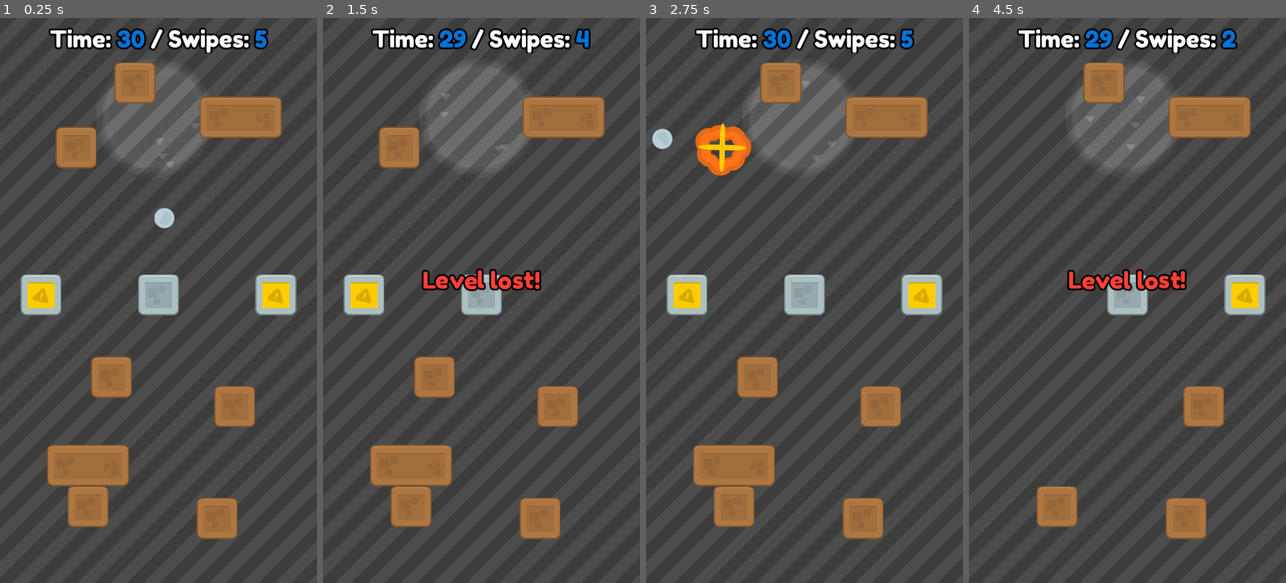
Above: before the commit, frames 1-4 (left to right).
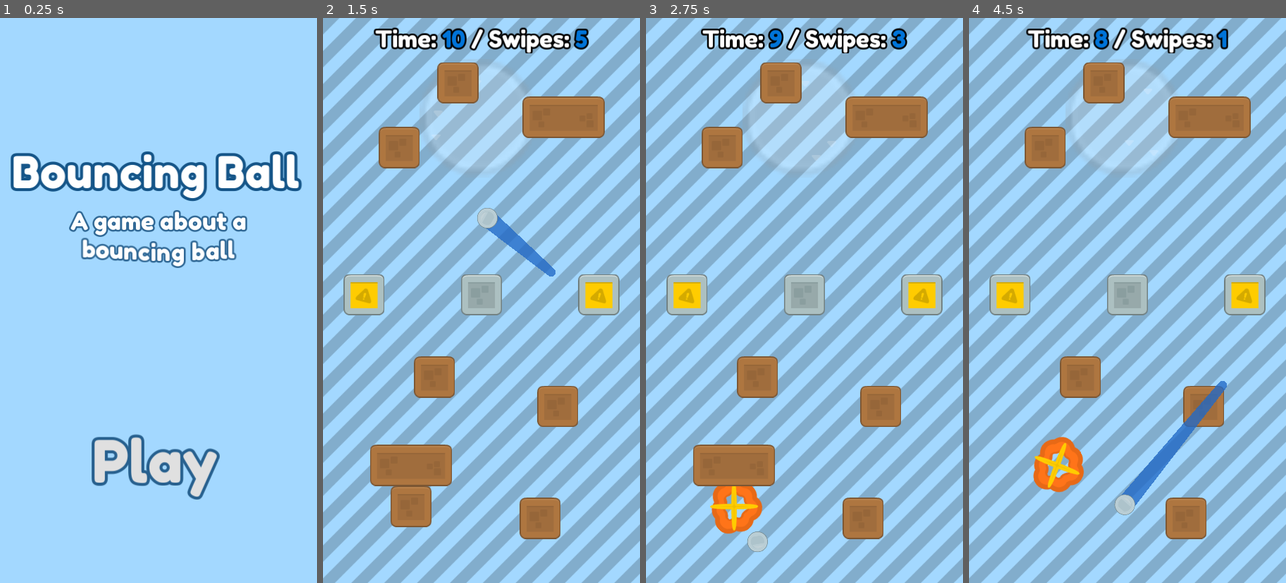
Above: after the commit, the same moments.

Repository: anissen/bouncing-ball
Game: Godot game, scene res://Menu.tscn
Same seed, same stepped clock (60 frames per second), same inputs: the game is played once before the commit and once after it. Before the commit the project starts from res://Main.tscn.
Inputs (mouse positions are in pixels of both pictures, inside the frame that each line leads up to):
- Up to frame 1 (0.25 s): no input
- Up to frame 2 (1.5 s): click (478, 464) at 0.5 s, where only the run after the commit has a clickable "Play"; move the mouse to (551, 272) at 1.27 s; press the mouse at (551, 272) at 1.28 s
- Up to frame 3 (2.75 s): move the mouse to (741, 328) at 2.02 s; release the mouse at (741, 328) at 2.03 s; click (741, 328) at 2.1 s
- Up to frame 4 (4.5 s): move the mouse to (1159, 176) at 2.77 s; press the mouse at (1159, 176) at 2.78 s; move the mouse to (1111, 413) at 3.52 s; release the mouse at (1111, 413) at 3.53 s; click (1111, 413) at 3.6 s; move the mouse to (1222, 385) at 4.27 s; press the mouse at (1222, 385) at 4.28 s

The runs differ from the first frame. In frame 1, 100% of the frame differs, in the area x 0-100%, y 0-100%; in frame 2, 89%; in frame 3, 89%; in frame 4, 94%.

Commit message:
Main menu + multiple levels

Diff:
--- /dev/null
+++ b/Game.gd
@@ -0,0 +1,3 @@
+extends Node
+
+var level := 0
--- a/Main.gd
+++ b/Main.gd
@@ -1,67 +1,74 @@
 extends Node2D
 
-var score := 0
 var swipes := 0
 var elapsed_seconds := 0
 var is_swiping := false
 
-onready var explosion_scene = preload("res://Explosion.tscn")
+const TIME_BEFORE_RESTART = 1
+
+onready var explosion_scene := preload("res://Explosion.tscn")
+export (Array, PackedScene) var level_scenes
+
+func _ready() -> void:
+	load_level()
+
+func load_level():
+	$GameStuff/Line2D.visible = false
+	var level = Game.level
+	if level < level_scenes.size():
+		var level_scene = level_scenes[level].instance()
+		add_child_below_node($Level, level_scene)
+		update_label()
+	else:
+		$GameStuff/LevelWonMessage.bbcode_text = "[center]Game Won![/center]"
+		$GameStuff/LevelWonMessage.show()
 
 func _input(event :InputEvent):
-	if !get_node_or_null("Ball"): return
+	if !get_node_or_null("GameStuff/Ball"): return
 
-	if event.is_action_pressed("ui_touch"):
+	if event.is_action_pressed("ui_touch") and swipes < 6:
 		is_swiping = true
-		$Line2D.visible = true
+		$GameStuff/Line2D.visible = true
 		Engine.time_scale = 0.2
-	elif event.is_action_released("ui_touch"):
+	elif event.is_action_released("ui_touch") and is_swiping:
 		is_swiping = false
 		swipes += 1
 		Engine.time_scale = 1
-		$Line2D.visible = false
-		var diff = event.position - $Ball.position
-		$Ball.apply_central_impulse(diff * 5)
+		$GameStuff/Line2D.visible = false
+		var diff = event.position - $GameStuff/Ball.position
+		$GameStuff/Ball.apply_central_impulse(diff * 5)
+		update_label()
 
 	if event.is_action_released("restart"):
-		restart()
+		get_tree().reload_current_scene()
 
 func _process(delta):
-	if !get_node_or_null("Ball"):
-		$Line2D.visible = false
+	if !get_node_or_null("GameStuff/Ball"):
+		$GameStuff/Line2D.visible = false
 		return
 
 	if is_swiping:
-		$Line2D.set_point_position(0, get_global_mouse_position())
-		$Line2D.set_point_position(1, $Ball.position)
-
-func restart():
-	get_tree().reload_current_scene()
+		$GameStuff/Line2D.set_point_position(0, get_global_mouse_position())
+		$GameStuff/Line2D.set_point_position(1, $GameStuff/Ball.position)
 
 func update_label():
-	var time_left = 30 - elapsed_seconds;
+	var time_left = 10 - elapsed_seconds;
 	if time_left < 0: time_left = 0
 	var time_color = "#0074D9" if time_left > 0 else "#FF4136"
 	var swipes_left = 5 - swipes
 	if swipes_left < 0: swipes_left = 0
 	var swipes_color = "#0074D9" if swipes_left > 0 else "#FF4136"
-	$ObjectiveLabel.bbcode_text = "[center]Time: [color=" + time_color + "]" + str(time_left) + "[/color] / Swipes: [color=" + swipes_color + "]" + str(swipes_left) + "[/color][/center]"
+	$GameStuff/ObjectiveLabel.bbcode_text = "[center]Time: [color=" + time_color + "]" + str(time_left) + "[/color] / Swipes: [color=" + swipes_color + "]" + str(swipes_left) + "[/color][/center]"
 
 	if time_left == 0 and swipes_left == 0:
-		$LevelLostMessage.show()
-		get_tree().create_timer(1).connect("timeout", self, "restart")
+		game_over(false)
 
 func _on_Ball_block_hit(block):
-	if !get_node_or_null("Ball"): return
+	if !get_node_or_null("GameStuff/Ball"): return
 	if !block.destructable: return
-	if block.type == block.Type.EXPLOSIVE:
-		Engine.time_scale = 1
-		$Ball.queue_free()
-		$LevelLostMessage.show()
-		get_tree().create_timer(1).connect("timeout", self, "restart")
 
-	score += 1
-	print("Score: " + str(score))
 	block.queue_free()
+	if block.type == block.Type.EXPLOSIVE: game_over(false)
 
 	var explosion = explosion_scene.instance()
 	add_child(explosion)
@@ -77,11 +84,19 @@
 			has_won = false
 			break
 
-	if has_won:
-		Engine.time_scale = 1
-		$Ball.queue_free()
-		$LevelWonMessage.show()
+	if has_won: game_over(true)
 
 func _on_GameTimer_timeout():
 	elapsed_seconds += 1
 	update_label()
+
+func game_over(won):
+	Engine.time_scale = 1
+	$GameStuff/Ball.queue_free()
+	if won: $GameStuff/LevelWonMessage.show()
+	else: $GameStuff/LevelLostMessage.show()
+
+	yield(get_tree().create_timer(TIME_BEFORE_RESTART), "timeout")
+
+	if won: Game.level += 1
+	get_tree().reload_current_scene()
--- a/Main.tscn
+++ b/Main.tscn
@@ -1,23 +1,15 @@
-[gd_scene load_steps=25 format=2]
+[gd_scene load_steps=19 format=2]
 
 [ext_resource path="res://art/background/patternStripesShadow_large.png" type="Texture" id=1]
 [ext_resource path="res://Main.gd" type="Script" id=2]
 [ext_resource path="res://art/ball/elementMetal001.png" type="Texture" id=3]
 [ext_resource path="res://Ball.gd" type="Script" id=4]
-[ext_resource path="res://art/blocks/wood/elementWood010.png" type="Texture" id=5]
-[ext_resource path="res://Block.tscn" type="PackedScene" id=6]
-[ext_resource path="res://art/blocks/wood/elementWood011.png" type="Texture" id=7]
-[ext_resource path="res://art/blocks/stone/elementStone011.png" type="Texture" id=8]
-[ext_resource path="res://art/blocks/explosive/elementExplosive011.png" type="Texture" id=9]
+[ext_resource path="res://levels/Level1.tscn" type="PackedScene" id=5]
+[ext_resource path="res://levels/Level2.tscn" type="PackedScene" id=6]
 [ext_resource path="res://audio/sounds/click2.ogg" type="AudioStream" id=10]
 [ext_resource path="res://audio/sounds/click4.ogg" type="AudioStream" id=11]
 [ext_resource path="res://audio/sounds/click3.ogg" type="AudioStream" id=12]
 [ext_resource path="res://fonts/FredokaOne-Regular.ttf" type="DynamicFontData" id=13]
-[ext_resource path="res://art/particles/grey_arrowDownWhite.png" type="Texture" id=14]
-[ext_resource path="res://art/grey_circle.png" type="Texture" id=15]
-
-[sub_resource type="CircleShape2D" id=1]
-radius = 100.0
 
 [sub_resource type="Shader" id=2]
 code = "shader_type canvas_item;
@@ -42,12 +34,6 @@
 [sub_resource type="CircleShape2D" id=6]
 radius = 20.0
 
-[sub_resource type="RectangleShape2D" id=7]
-extents = Vector2( 90, 520 )
-
-[sub_resource type="RectangleShape2D" id=8]
-extents = Vector2( 367.5, 80 )
-
 [sub_resource type="DynamicFont" id=9]
 size = 40
 outline_size = 3
@@ -55,33 +41,15 @@
 use_filter = true
 font_data = ExtResource( 13 )
 
+[sub_resource type="RectangleShape2D" id=7]
+extents = Vector2( 90, 520 )
+
+[sub_resource type="RectangleShape2D" id=8]
+extents = Vector2( 367.5, 80 )
+
 [node name="Main" type="Node2D"]
 script = ExtResource( 2 )
-
-[node name="Area2D" type="Area2D" parent="."]
-position = Vector2( 265, 170 )
-space_override = 1
-gravity = 1000.0
-
-[node name="CollisionShape2D" type="CollisionShape2D" parent="Area2D"]
-shape = SubResource( 1 )
-
-[node name="CPUParticles2D" type="CPUParticles2D" parent="Area2D"]
-amount = 4
-lifetime = 0.2
-texture = ExtResource( 14 )
-emission_shape = 1
-emission_sphere_radius = 75.0
-direction = Vector2( 0, 1 )
-spread = 0.0
-gravity = Vector2( 0, 0 )
-initial_velocity = 100.0
-color = Color( 1, 1, 1, 0.196078 )
-
-[node name="Sprite" type="Sprite" parent="Area2D"]
-modulate = Color( 1, 1, 1, 0.196078 )
-scale = Vector2( 5.6, 5.6 )
-texture = ExtResource( 15 )
+level_scenes = [ ExtResource( 5 ), ExtResource( 6 ) ]
 
 [node name="Background" type="TextureRect" parent="."]
 material = SubResource( 3 )
@@ -94,55 +62,11 @@
 "_edit_use_anchors_": false
 }
 
-[node name="Block" parent="." instance=ExtResource( 6 )]
-position = Vector2( 130, 220 )
-texture = ExtResource( 5 )
+[node name="Level" type="Node" parent="."]
 
-[node name="Block8" parent="." instance=ExtResource( 6 )]
-position = Vector2( 230, 110 )
-texture = ExtResource( 5 )
+[node name="GameStuff" type="Node" parent="."]
 
-[node name="Block9" parent="." instance=ExtResource( 6 )]
-position = Vector2( 190, 610 )
-texture = ExtResource( 5 )
-
-[node name="Block2" parent="." instance=ExtResource( 6 )]
-position = Vector2( 410, 168.682 )
-texture = ExtResource( 7 )
-
-[node name="Block3" parent="." instance=ExtResource( 6 )]
-position = Vector2( 370, 850 )
-texture = ExtResource( 5 )
-
-[node name="Block7" parent="." instance=ExtResource( 6 )]
-position = Vector2( 400, 660 )
-texture = ExtResource( 5 )
-
-[node name="Block4" parent="." instance=ExtResource( 6 )]
-position = Vector2( 150, 760 )
-texture = ExtResource( 7 )
-
-[node name="Block5" parent="." instance=ExtResource( 6 )]
-position = Vector2( 150, 830 )
-texture = ExtResource( 5 )
-
-[node name="Block6" parent="." instance=ExtResource( 6 )]
-position = Vector2( 270, 470 )
-texture = ExtResource( 8 )
-destructable = false
-
-[node name="ExplosiveBlock" parent="." instance=ExtResource( 6 )]
-position = Vector2( 470, 470 )
-texture = ExtResource( 9 )
-type = 1
-
-[node name="ExplosiveBlock2" parent="." instance=ExtResource( 6 )]
-position = Vector2( 70, 470 )
-texture = ExtResource( 9 )
-type = 1
-
-[node name="Line2D" type="Line2D" parent="."]
-visible = false
+[node name="Line2D" type="Line2D" parent="GameStuff"]
 points = PoolVector2Array( 350, 310, 340, 520 )
 width = 20.0
 width_curve = SubResource( 4 )
@@ -151,7 +75,7 @@
 begin_cap_mode = 2
 end_cap_mode = 2
 
-[node name="Ball" type="RigidBody2D" parent="."]
+[node name="Ball" type="RigidBody2D" parent="GameStuff"]
 position = Vector2( 280, 340 )
 physics_material_override = SubResource( 5 )
 contacts_reported = 1
@@ -159,24 +83,72 @@
 linear_damp = 0.5
 script = ExtResource( 4 )
 
-[node name="CollisionShape2D" type="CollisionShape2D" parent="Ball"]
+[node name="CollisionShape2D" type="CollisionShape2D" parent="GameStuff/Ball"]
 shape = SubResource( 6 )
 
-[node name="elementMetal001" type="Sprite" parent="Ball"]
+[node name="elementMetal001" type="Sprite" parent="GameStuff/Ball"]
 scale = Vector2( 0.5, 0.5 )
 texture = ExtResource( 3 )
 
-[node name="hitBorderSound" type="AudioStreamPlayer2D" parent="Ball"]
+[node name="hitBorderSound" type="AudioStreamPlayer2D" parent="GameStuff/Ball"]
 position = Vector2( -280, -340 )
 stream = ExtResource( 10 )
 
-[node name="hitBlockSound" type="AudioStreamPlayer2D" parent="Ball"]
+[node name="hitBlockSound" type="AudioStreamPlayer2D" parent="GameStuff/Ball"]
 position = Vector2( -280, -340 )
 stream = ExtResource( 12 )
 
-[node name="hitStoneBlockSound" type="AudioStreamPlayer2D" parent="Ball"]
+[node name="hitStoneBlockSound" type="AudioStreamPlayer2D" parent="GameStuff/Ball"]
 position = Vector2( -280, -340 )
 stream = ExtResource( 11 )
+
+[node name="ObjectiveLabel" type="RichTextLabel" parent="GameStuff"]
+margin_top = 10.0
+margin_right = 540.0
+margin_bottom = 60.0
+custom_fonts/normal_font = SubResource( 9 )
+bbcode_enabled = true
+bbcode_text = "[center]Time: [color=#0074D9]30[/color] / Swipes: [color=#0074D9]5[/color][/center]"
+text = "Time: 30 / Swipes: 5"
+__meta__ = {
+"_edit_use_anchors_": false
+}
+
+[node name="LevelWonMessage" type="RichTextLabel" parent="GameStuff"]
+visible = false
+margin_top = 420.0
+margin_right = 540.0
+margin_bottom = 470.0
+custom_fonts/normal_font = SubResource( 9 )
+bbcode_enabled = true
+bbcode_text = "[center][rainbow freq=0.2][wave amp=50 freq=5]Level won![/wave][/rainbow][/center]
+
+"
+text = "Level won!
+
+"
+scroll_active = false
+__meta__ = {
+"_edit_use_anchors_": false
+}
+
+[node name="LevelLostMessage" type="RichTextLabel" parent="GameStuff"]
+visible = false
+margin_top = 420.0
+margin_right = 540.0
+margin_bottom = 470.0
+custom_fonts/normal_font = SubResource( 9 )
+bbcode_enabled = true
+bbcode_text = "[center][color=#FF4136][shake rate=15 level=10]Level lost![/shake][/color][/center]
+
+"
+text = "Level lost!
+
+"
+scroll_active = false
+__meta__ = {
+"_edit_use_anchors_": false
+}
 
 [node name="Border" type="StaticBody2D" parent="." groups=[
 "Border",
@@ -199,56 +171,8 @@
 position = Vector2( 262.5, 1040 )
 shape = SubResource( 8 )
 
-[node name="ObjectiveLabel" type="RichTextLabel" parent="."]
-margin_top = 10.0
-margin_right = 540.0
-margin_bottom = 60.0
-custom_fonts/normal_font = SubResource( 9 )
-bbcode_enabled = true
-bbcode_text = "[center]Time: [color=#0074D9]30[/color] / Swipes: [color=#0074D9]5[/color][/center]"
-text = "Time: 30 / Swipes: 5"
-__meta__ = {
-"_edit_use_anchors_": false
-}
-
-[node name="LevelWonMessage" type="RichTextLabel" parent="."]
-visible = false
-margin_top = 420.0
-margin_right = 540.0
-margin_bottom = 470.0
-custom_fonts/normal_font = SubResource( 9 )
-bbcode_enabled = true
-bbcode_text = "[center][rainbow freq=0.2][wave amp=50 freq=5]Level won![/wave][/rainbow][/center]
-
-"
-text = "Level won!
-
-"
-scroll_active = false
-__meta__ = {
-"_edit_use_anchors_": false
-}
-
-[node name="LevelLostMessage" type="RichTextLabel" parent="."]
-visible = false
-margin_top = 420.0
-margin_right = 540.0
-margin_bottom = 470.0
-custom_fonts/normal_font = SubResource( 9 )
-bbcode_enabled = true
-bbcode_text = "[center][color=#FF4136][shake rate=15 level=10]Level lost![/shake][/color][/center]
-
-"
-text = "Level lost!
-
-"
-scroll_active = false
-__meta__ = {
-"_edit_use_anchors_": false
-}
-
 [node name="GameTimer" type="Timer" parent="."]
 autostart = true
-[connection signal="block_hit" from="Ball" to="." method="_on_Ball_block_hit"]
-[connection signal="body_entered" from="Ball" to="Ball" method="_on_Ball_body_entered"]
+[connection signal="block_hit" from="GameStuff/Ball" to="." method="_on_Ball_block_hit"]
+[connection signal="body_entered" from="GameStuff/Ball" to="GameStuff/Ball" method="_on_Ball_body_entered"]
 [connection signal="timeout" from="GameTimer" to="." method="_on_GameTimer_timeout"]
--- /dev/null
+++ b/Menu.gd
@@ -0,0 +1,4 @@
+extends Node2D
+
+func _on_Button_pressed() -> void:
+	get_tree().change_scene("res://Main.tscn")
--- /dev/null
+++ b/Menu.tscn
@@ -0,0 +1,70 @@
+[gd_scene load_steps=6 format=2]
+
+[ext_resource path="res://fonts/FredokaOne-Regular.ttf" type="DynamicFontData" id=1]
+[ext_resource path="res://Menu.gd" type="Script" id=2]
+
+[sub_resource type="DynamicFont" id=2]
+size = 75
+outline_size = 5
+outline_color = Color( 0.0823529, 0.333333, 0.533333, 1 )
+use_filter = true
+font_data = ExtResource( 1 )
+
+[sub_resource type="DynamicFont" id=1]
+size = 100
+outline_size = 5
+outline_color = Color( 0.152941, 0.376471, 0.556863, 1 )
+use_filter = true
+font_data = ExtResource( 1 )
+
+[sub_resource type="DynamicFont" id=3]
+size = 40
+outline_size = 3
+outline_color = Color( 0.192157, 0.411765, 0.588235, 1 )
+use_filter = true
+font_data = ExtResource( 1 )
+
+[node name="Node2D" type="Node2D"]
+script = ExtResource( 2 )
+
+[node name="Label" type="Label" parent="."]
+margin_left = 20.0
+margin_top = 216.0
+margin_right = 512.0
+margin_bottom = 308.0
+custom_fonts/font = SubResource( 2 )
+text = "Bouncing Ball"
+__meta__ = {
+"_edit_use_anchors_": false
+}
+
+[node name="Button" type="Button" parent="."]
+anchor_top = 0.5
+anchor_right = 1.0
+anchor_bottom = 0.5
+margin_left = 150.0
+margin_top = 690.0
+margin_right = 378.0
+margin_bottom = 818.0
+custom_fonts/font = SubResource( 1 )
+text = "Play"
+flat = true
+__meta__ = {
+"_edit_use_anchors_": false
+}
+
+[node name="RichTextLabel" type="RichTextLabel" parent="."]
+margin_top = 320.0
+margin_right = 540.0
+margin_bottom = 440.0
+custom_fonts/normal_font = SubResource( 3 )
+bbcode_enabled = true
+bbcode_text = "[center]A game about a
+[tornado radius=3 freq=3]bouncing ball[/tornado][/center]"
+text = "A game about a
+bouncing ball"
+scroll_active = false
+__meta__ = {
+"_edit_use_anchors_": false
+}
+[connection signal="pressed" from="Button" to="." method="_on_Button_pressed"]
--- /dev/null
+++ b/levels/Level1.tscn
@@ -0,0 +1,120 @@
+[gd_scene load_steps=10 format=2]
+
+[ext_resource path="res://Block.gd" type="Script" id=1]
+[ext_resource path="res://art/blocks/wood/elementWood011.png" type="Texture" id=2]
+[ext_resource path="res://art/grey_circle.png" type="Texture" id=3]
+[ext_resource path="res://art/blocks/stone/elementStone011.png" type="Texture" id=4]
+[ext_resource path="res://art/blocks/explosive/elementExplosive011.png" type="Texture" id=5]
+[ext_resource path="res://art/blocks/wood/elementWood010.png" type="Texture" id=6]
+[ext_resource path="res://art/particles/grey_arrowDownWhite.png" type="Texture" id=7]
+[ext_resource path="res://Block.tscn" type="PackedScene" id=8]
+
+[sub_resource type="CircleShape2D" id=1]
+radius = 100.0
+
+[node name="Node" type="Node"]
+
+[node name="Area2D" type="Area2D" parent="."]
+position = Vector2( 265, 170 )
+space_override = 1
+gravity = 1000.0
+
+[node name="CollisionShape2D" type="CollisionShape2D" parent="Area2D"]
+shape = SubResource( 1 )
+
+[node name="CPUParticles2D" type="CPUParticles2D" parent="Area2D"]
+amount = 4
+lifetime = 0.2
+texture = ExtResource( 7 )
+emission_shape = 1
+emission_sphere_radius = 75.0
+direction = Vector2( 0, 1 )
+spread = 0.0
+gravity = Vector2( 0, 0 )
+initial_velocity = 100.0
+color = Color( 1, 1, 1, 0.196078 )
+
+[node name="Sprite" type="Sprite" parent="Area2D"]
+modulate = Color( 1, 1, 1, 0.196078 )
+scale = Vector2( 5.6, 5.6 )
+texture = ExtResource( 3 )
+
+[node name="Block" type="StaticBody2D" parent="." groups=[
+"Blocks",
+] instance=ExtResource( 8 )]
+position = Vector2( 130, 220 )
+script = ExtResource( 1 )
+texture = ExtResource( 6 )
+
+[node name="Block8" type="StaticBody2D" parent="." groups=[
+"Blocks",
+] instance=ExtResource( 8 )]
+position = Vector2( 230, 110 )
+script = ExtResource( 1 )
+texture = ExtResource( 6 )
+
+[node name="Block9" type="StaticBody2D" parent="." groups=[
+"Blocks",
+] instance=ExtResource( 8 )]
+position = Vector2( 190, 610 )
+script = ExtResource( 1 )
+texture = ExtResource( 6 )
+
+[node name="Block2" type="StaticBody2D" parent="." groups=[
+"Blocks",
+] instance=ExtResource( 8 )]
+position = Vector2( 410, 168.682 )
+script = ExtResource( 1 )
+texture = ExtResource( 2 )
+
+[node name="Block3" type="StaticBody2D" parent="." groups=[
+"Blocks",
+] instance=ExtResource( 8 )]
+position = Vector2( 370, 850 )
+script = ExtResource( 1 )
+texture = ExtResource( 6 )
+
+[node name="Block7" type="StaticBody2D" parent="." groups=[
+"Blocks",
+] instance=ExtResource( 8 )]
+position = Vector2( 400, 660 )
+script = ExtResource( 1 )
+texture = ExtResource( 6 )
+
+[node name="Block4" type="StaticBody2D" parent="." groups=[
+"Blocks",
+] instance=ExtResource( 8 )]
+position = Vector2( 150, 760 )
+script = ExtResource( 1 )
+texture = ExtResource( 2 )
+
+[node name="Block5" type="StaticBody2D" parent="." groups=[
+"Blocks",
+] instance=ExtResource( 8 )]
+position = Vector2( 150, 830 )
+script = ExtResource( 1 )
+texture = ExtResource( 6 )
+
+[node name="Block6" type="StaticBody2D" parent="." groups=[
+"Blocks",
+] instance=ExtResource( 8 )]
+position = Vector2( 270, 470 )
+script = ExtResource( 1 )
+texture = ExtResource( 4 )
+destructable = false
+
+[node name="ExplosiveBlock" type="StaticBody2D" parent="." groups=[
+"Blocks",
+] instance=ExtResource( 8 )]
+position = Vector2( 470, 470 )
+script = ExtResource( 1 )
+texture = ExtResource( 5 )
+type = 1
+
+[node name="ExplosiveBlock2" type="StaticBody2D" parent="." groups=[
+"Blocks",
+] instance=ExtResource( 8 )]
+position = Vector2( 70, 470 )
+script = ExtResource( 1 )
+texture = ExtResource( 5 )
+type = 1
--- /dev/null
+++ b/levels/Level2.tscn
@@ -0,0 +1,123 @@
+[gd_scene load_steps=10 format=2]
+
+[ext_resource path="res://Block.gd" type="Script" id=1]
+[ext_resource path="res://art/blocks/wood/elementWood011.png" type="Texture" id=2]
+[ext_resource path="res://art/grey_circle.png" type="Texture" id=3]
+[ext_resource path="res://art/blocks/stone/elementStone011.png" type="Texture" id=4]
+[ext_resource path="res://art/blocks/explosive/elementExplosive011.png" type="Texture" id=5]
+[ext_resource path="res://art/blocks/wood/elementWood010.png" type="Texture" id=6]
+[ext_resource path="res://art/particles/grey_arrowDownWhite.png" type="Texture" id=7]
+[ext_resource path="res://Block.tscn" type="PackedScene" id=8]
+
+[sub_resource type="CircleShape2D" id=1]
+radius = 100.0
+
+[node name="Node" type="Node"]
+
+[node name="Area2D" type="Area2D" parent="."]
+position = Vector2( 420, 480 )
+space_override = 1
+gravity_vec = Vector2( -1, 0 )
+gravity = 1000.0
+
+[node name="CollisionShape2D" type="CollisionShape2D" parent="Area2D"]
+shape = SubResource( 1 )
+
+[node name="CPUParticles2D" type="CPUParticles2D" parent="Area2D"]
+rotation = 1.5708
+amount = 4
+lifetime = 0.2
+texture = ExtResource( 7 )
+emission_shape = 1
+emission_sphere_radius = 75.0
+direction = Vector2( 0, 1 )
+spread = 0.0
+gravity = Vector2( 0, 0 )
+initial_velocity = 100.0
+color = Color( 1, 1, 1, 0.196078 )
+
+[node name="Sprite" type="Sprite" parent="Area2D"]
+modulate = Color( 1, 1, 1, 0.196078 )
+scale = Vector2( 5.6, 5.6 )
+texture = ExtResource( 3 )
+
+[node name="Block" type="StaticBody2D" parent="." groups=[
+"Blocks",
+] instance=ExtResource( 8 )]
+position = Vector2( 290, 110 )
+script = ExtResource( 1 )
+texture = ExtResource( 6 )
+
+[node name="Block8" type="StaticBody2D" parent="." groups=[
+"Blocks",
+] instance=ExtResource( 8 )]
+position = Vector2( 430, 230 )
+script = ExtResource( 1 )
+texture = ExtResource( 6 )
+
+[node name="Block9" type="StaticBody2D" parent="." groups=[
+"Blocks",
+] instance=ExtResource( 8 )]
+position = Vector2( 120, 730 )
+script = ExtResource( 1 )
+texture = ExtResource( 6 )
+
+[node name="Block2" type="StaticBody2D" parent="." groups=[
+"Blocks",
+] instance=ExtResource( 8 )]
+position = Vector2( 115, 470 )
+script = ExtResource( 1 )
+texture = ExtResource( 2 )
+
+[node name="Block3" type="StaticBody2D" parent="." groups=[
+"Blocks",
+] instance=ExtResource( 8 )]
+position = Vector2( 240, 860 )
+script = ExtResource( 1 )
+texture = ExtResource( 6 )
+
+[node name="Block7" type="StaticBody2D" parent="." groups=[
+"Blocks",
+] instance=ExtResource( 8 )]
+position = Vector2( 420, 410 )
+script = ExtResource( 1 )
+texture = ExtResource( 6 )
+
+[node name="Block4" type="StaticBody2D" parent="." groups=[
+"Blocks",
+] instance=ExtResource( 8 )]
+position = Vector2( 420, 480 )
+script = ExtResource( 1 )
+texture = ExtResource( 2 )
+
+[node name="Block5" type="StaticBody2D" parent="." groups=[
+"Blocks",
+] instance=ExtResource( 8 )]
+position = Vector2( 420, 550 )
+script = ExtResource( 1 )
+texture = ExtResource( 6 )
+
+[node name="Block6" type="StaticBody2D" parent="." groups=[
+"Blocks",
+] instance=ExtResource( 8 )]
+position = Vector2( 260, 470 )
+rotation = 0.785398
+script = ExtResource( 1 )
+texture = ExtResource( 4 )
+destructable = false
+
+[node name="ExplosiveBlock" type="StaticBody2D" parent="." groups=[
+"Blocks",
+] instance=ExtResource( 8 )]
+position = Vector2( 120, 860 )
+script = ExtResource( 1 )
+texture = ExtResource( 5 )
+type = 1
+
+[node name="ExplosiveBlock2" type="StaticBody2D" parent="." groups=[
+"Blocks",
+] instance=ExtResource( 8 )]
+position = Vector2( 430, 110 )
+script = ExtResource( 1 )
+texture = ExtResource( 5 )
+type = 1
--- a/project.godot
+++ b/project.godot
@@ -16,8 +16,12 @@
 [application]
 
 config/name="Bouncing Ball"
-run/main_scene="res://Main.tscn"
+run/main_scene="res://Menu.tscn"
 config/icon="res://art/ball/elementMetal001.png"
+
+[autoload]
+
+Game="*res://Game.gd"
 
 [debug]
 
@@ -62,4 +66,5 @@
 quality/driver/driver_name="GLES2"
 vram_compression/import_etc=true
 vram_compression/import_etc2=false
+environment/default_clear_color=Color( 0.639216, 0.847059, 1, 1 )
 environment/default_environment="res://default_env.tres"
